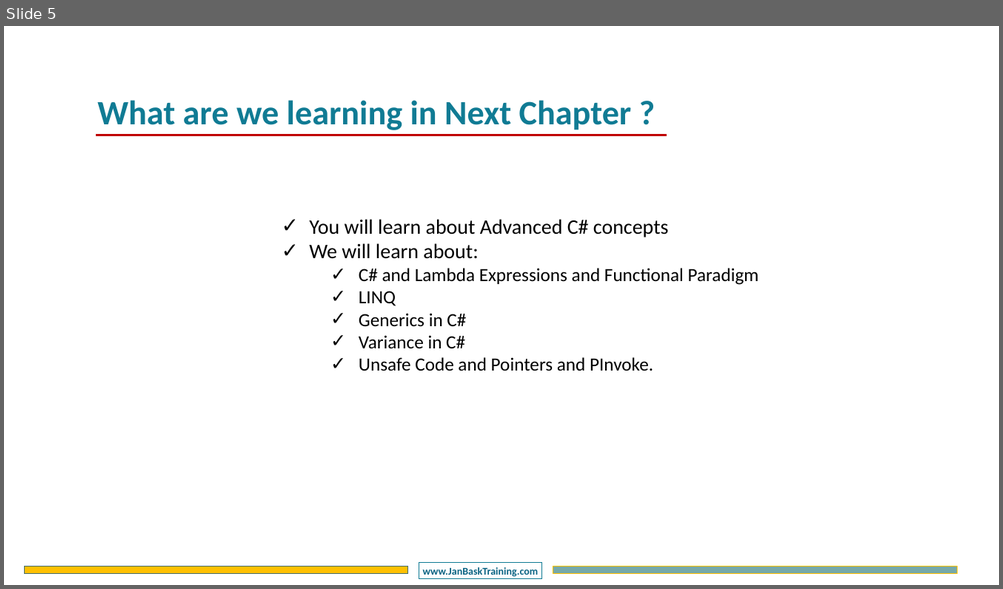
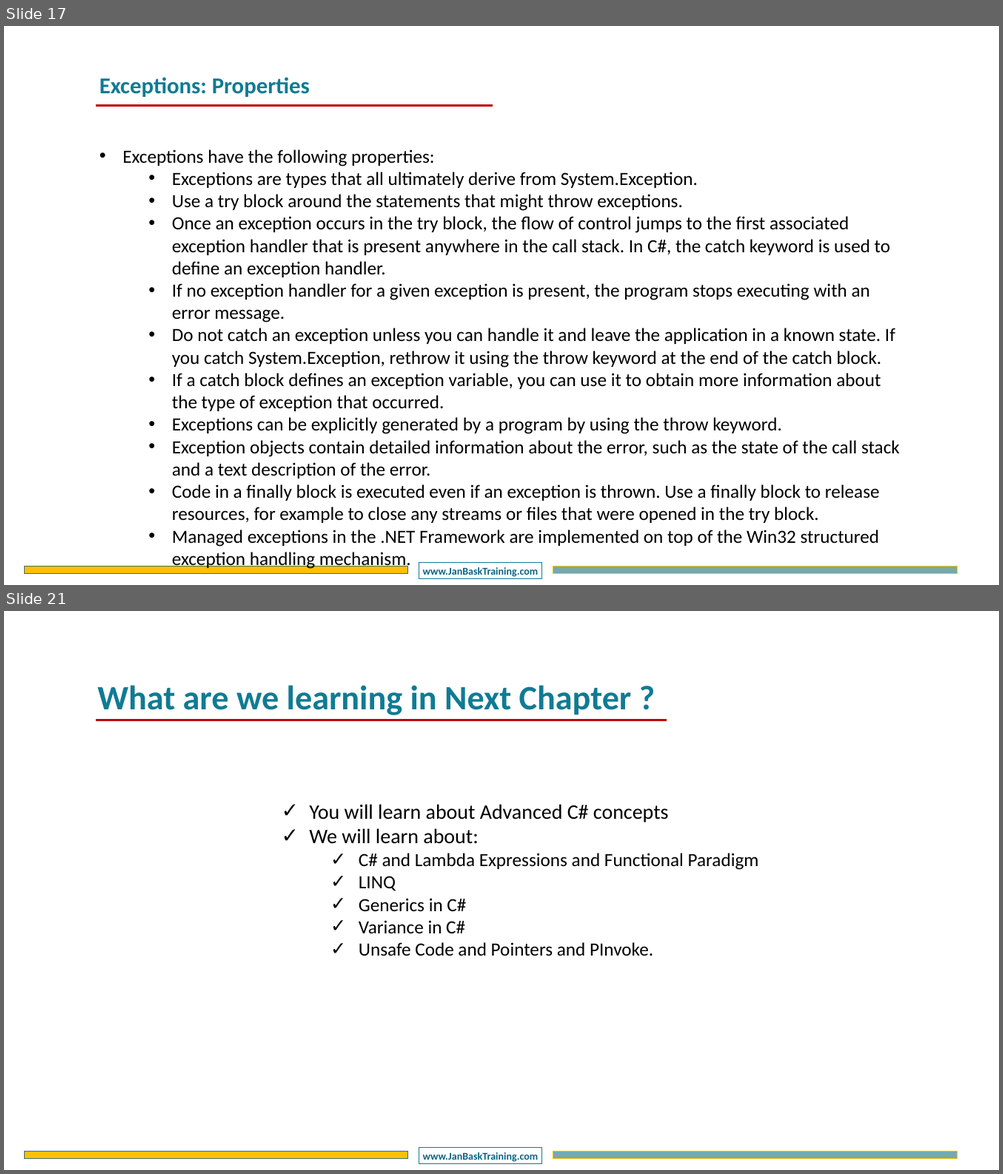
Before and after one commit to DotNetTraining/DotNetEssentials, a slide deck: slides/OOPC/OOPC - Chapter3.pptx. Shown one above the other, each under a label of ours: slide 5 before the commit, slides 17 and 21 after it; the slides between them are not shown. The pictures are 1003x589 and 1003x1174 pixels, drawn with LibreOffice and Linux fonts; fonts in the diff are those of the drawing; background and template pictures are left out. Boxes give left, top, right and bottom in pixels: in the first picture for what was removed or moved away, otherwise in the second. Text is boxed around its words. In the diff, an @@ line names an element or a change of style, - is before the commit and + after.

```diff
--- a/slides/OOPC/OOPC - Chapter3.pptx
+++ b/slides/OOPC/OOPC - Chapter3.pptx
@@ slide 17 added at (4, 26, 999, 585), background #FFFFFF; not listed: 3 template elements that a slide beside it also shows @@
@@ text added at (99, 77, 310, 97), 44 pt, text #107B94, bold @@
+Exceptions: Properties
@@ line added from (96, 106) to (492, 106), #C00000 4.5 pt @@
@@ text added at (122, 150, 899, 570), 36 pt, text #000000 @@
+• Exceptions have the following properties:
+  • Exceptions are types that all ultimately derive from System.Exception.
+  • Use a try block around the statements that might throw exceptions.
+  • Once an exception occurs in the try block, the flow of control jumps to the first associated exception handler that is present anywhere in the call stack. In C#, the catch keyword is used to define an exception handler.
+  • If no exception handler for a given exception is present, the program stops executing with an error message.
+  • Do not catch an exception unless you can handle it and leave the application in a known state. If you catch System.Exception, rethrow it using the throw keyword at the end of the catch block.
+  • If a catch block defines an exception variable, you can use it to obtain more information about the type of exception that occurred.
+  • Exceptions can be explicitly generated by a program by using the throw keyword.
+  • Exception objects contain detailed information about the error, such as the state of the call stack and a text description of the error.
+  • Code in a finally block is executed even if an exception is thrown. Use a finally block to release resources, for example to close any streams or files that were opened in the try block.
+  • Managed exceptions in the .NET Framework are implemented on top of the Win32 structured exception handling mechanism.
@@ what was slide 5 is now slide 21 @@
```
Also in this commit, not shown: 1 slide changed, 16 other slides added, 1 slide removed, 14 other files.
